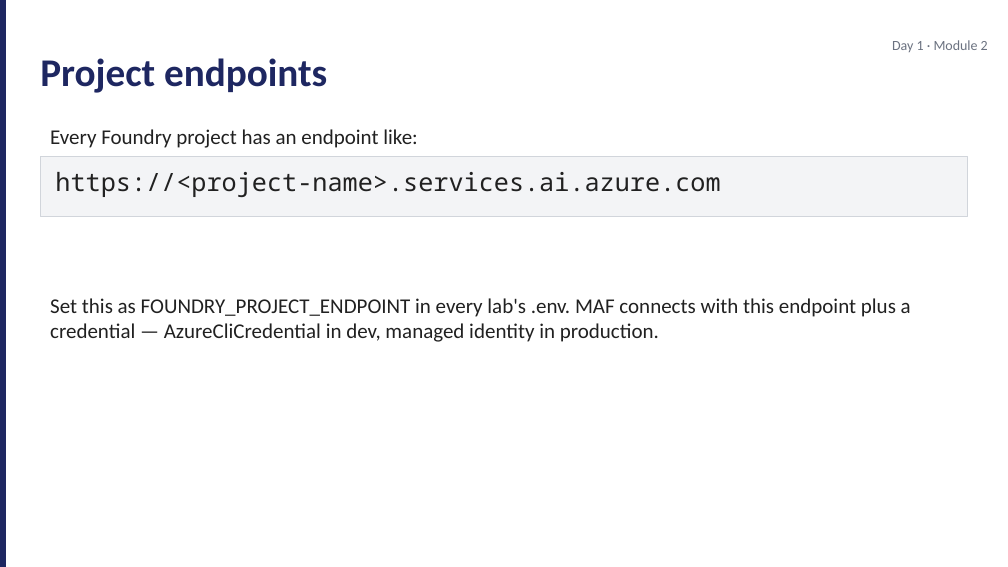
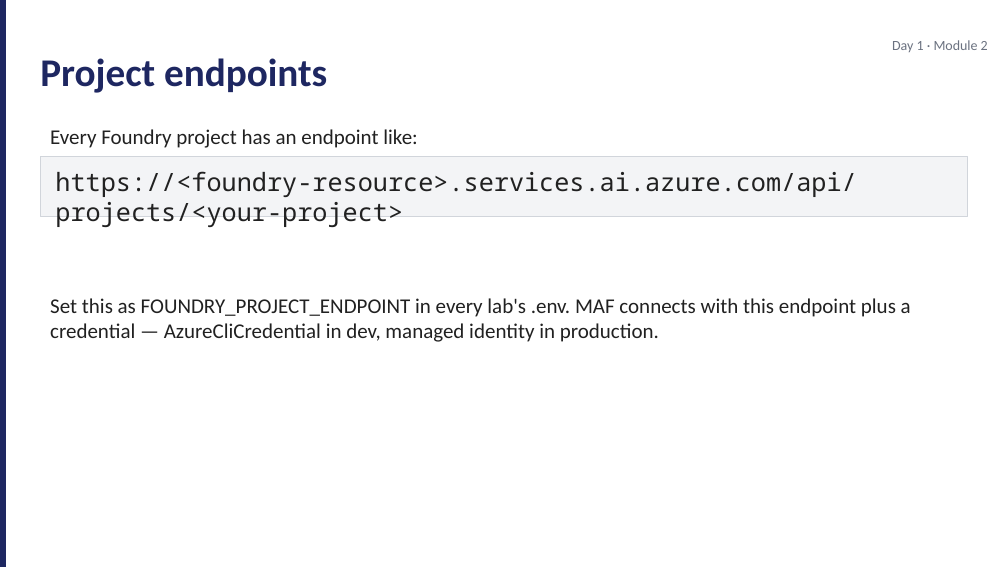
Before and after one commit to JimPiquant/Building-AI-Apps-and-Agents, a slide deck: slide 5 of decks/day1/module-2-foundry-portal.pptx. Drawn at 1008x567 pixels with LibreOffice and Linux fonts; fonts in the diff are those of the drawing. Boxes give left, top, right and bottom in pixels: in the first picture for what was removed or moved away, otherwise in the second. Text is boxed around its words. In the diff, an @@ line names an element or a change of style, - is before the commit and + after.

```diff
--- a/decks/day1/module-2-foundry-portal.pptx
+++ b/decks/day1/module-2-foundry-portal.pptx
@@ text at [55,171,856,227]: text changed @@
-https://<project-name>.services.ai.azure.com
+https://<foundry-resource>.services.ai.azure.com/api/projects/<your-project>
```
Also in this commit, not shown: 11 other files.
